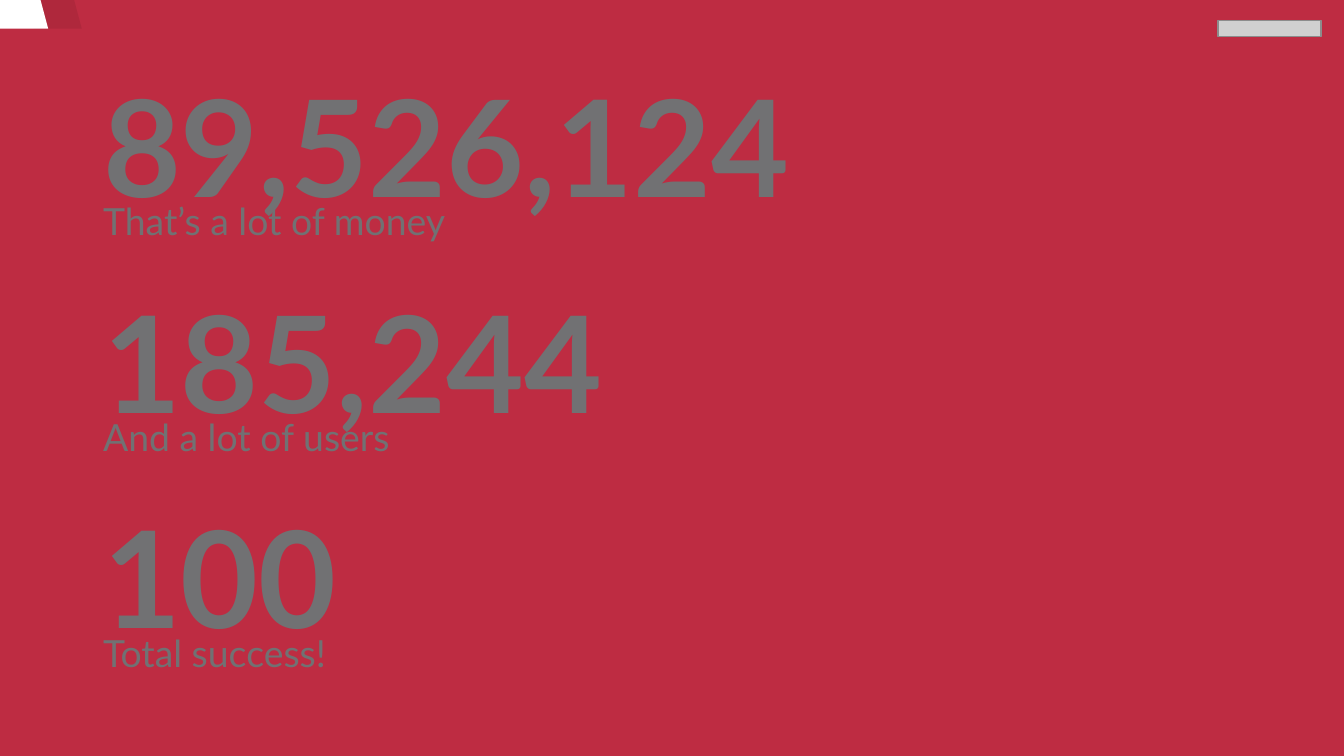
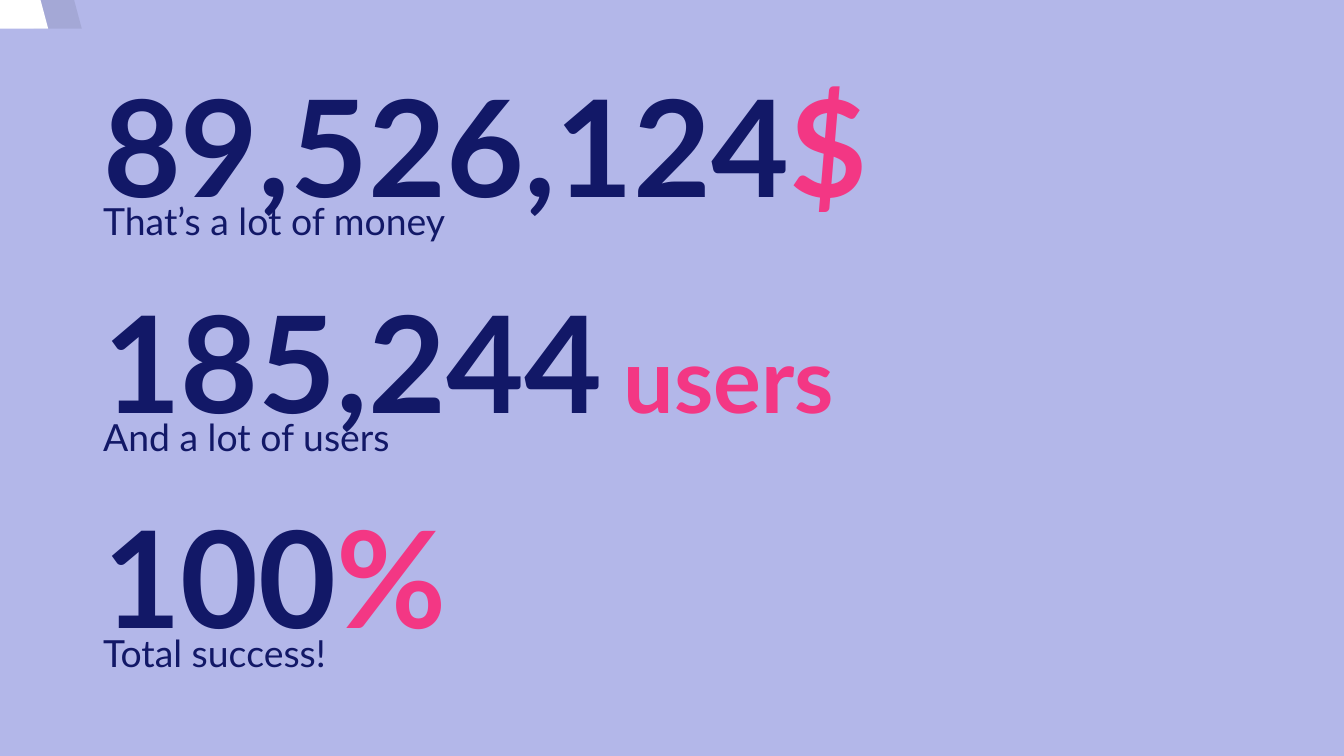
Before and after one commit to josedom24/curso_python3, a slide deck: slide 16 of modelo.odp (slide 15 before the commit). Drawn at 1344x756 pixels with LibreOffice and Linux fonts; fonts in the diff are those of the drawing; grey boxes stand for pictures. Boxes give left, top, right and bottom in pixels: in the first picture for what was removed or moved away, otherwise in the second. Text is boxed around its words. In the diff, an @@ line names an element or a change of style, - is before the commit and + after.

```diff
--- a/modelo.odp
+++ b/modelo.odp
@@ background #BE2C42 to #B3B7E9 @@
@@ picture removed at (1218, 20, 1321, 36) @@
@@ title added at (103, 86, 867, 221), 72 pt, text #121867, bold @@
+89,526,124$
@@ subtitle added at (103, 203, 445, 242), 20 pt, text #121867 @@
+That’s a lot of money
@@ title added at (103, 315, 834, 436), 72 pt, text #121867, bold @@
+185,244 users
@@ subtitle added at (103, 419, 389, 452), 20 pt, text #121867 @@
+And a lot of users
@@ title added at (103, 530, 447, 652), 72 pt, text #121867, bold @@
+100%
@@ subtitle added at (103, 639, 326, 668), 20 pt, text #121867 @@
+Total success!
```
Also in this commit, not shown: 23 other slides changed, 1 slide added.
